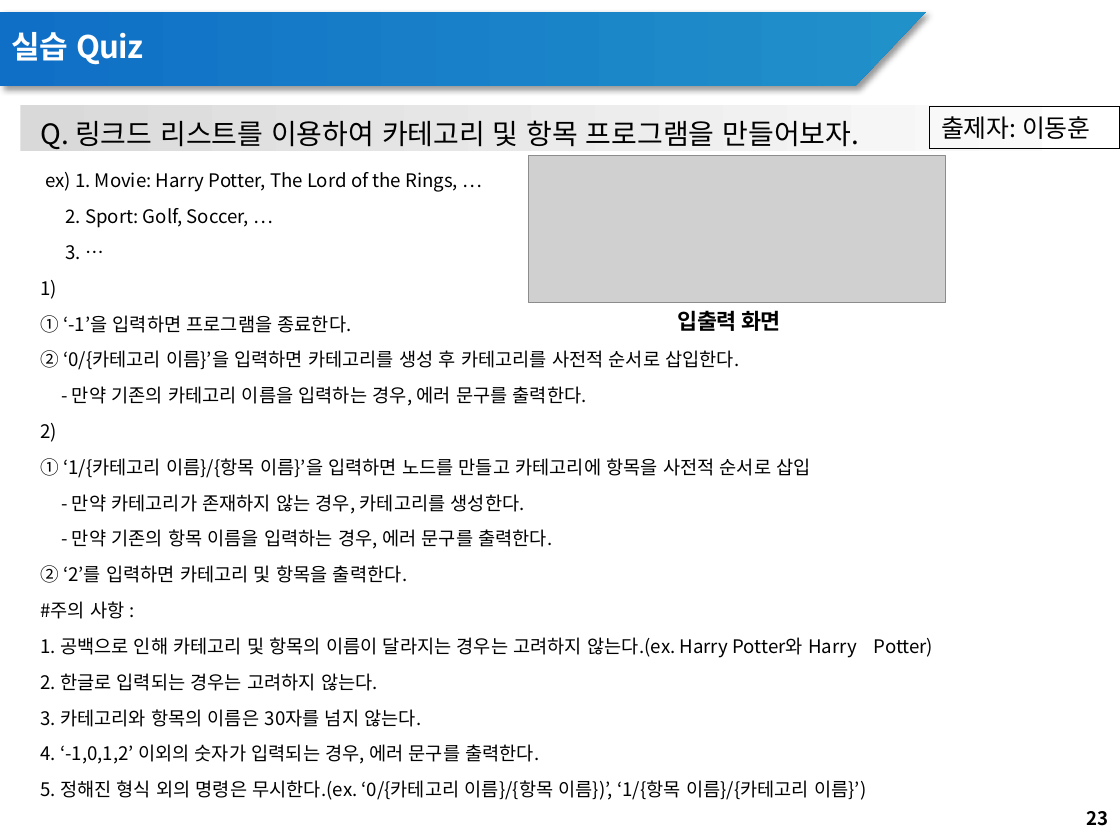
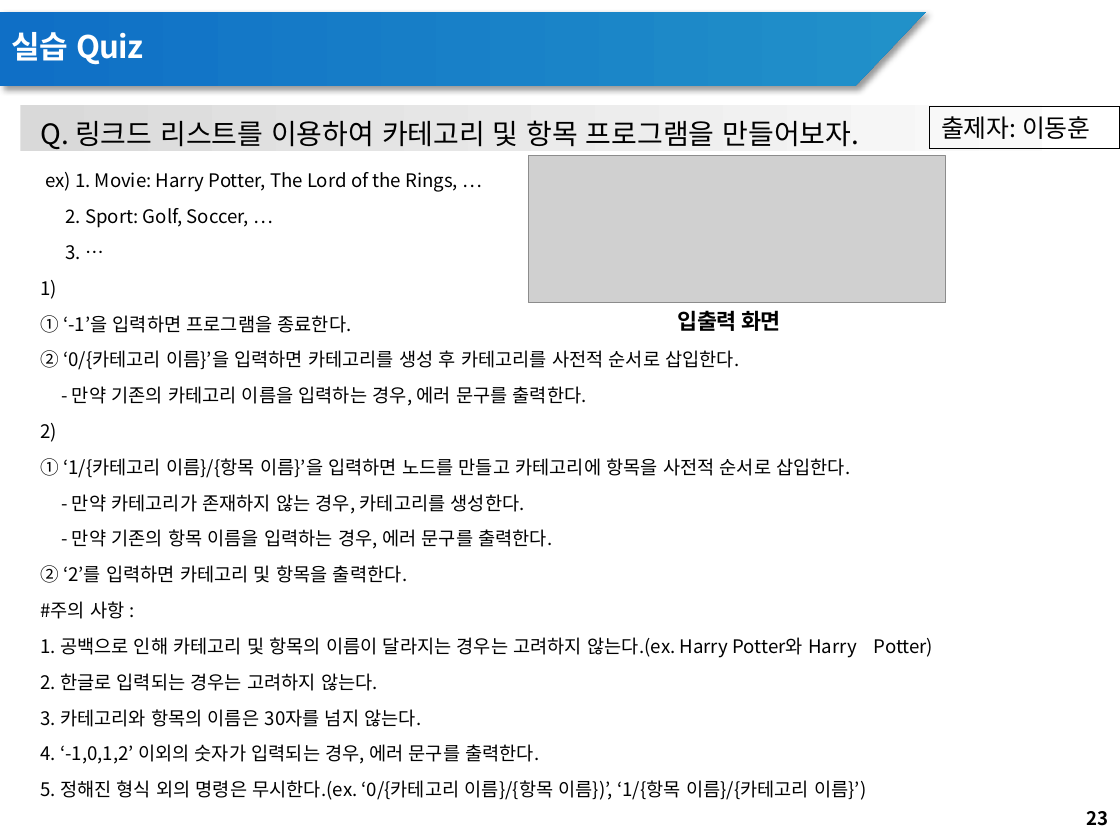
Before and after one commit to RTES-Lab/DataStructure-Study, a slide deck: slide 23 of list/theory/링크드 리스트 발표_노태윤_이동훈.pptx. Drawn at 1120x840 pixels with LibreOffice and Linux fonts; fonts in the diff are those of the drawing; grey boxes stand for pictures; background and template pictures are left out. Boxes give left, top, right and bottom in pixels: in the first picture for what was removed or moved away, otherwise in the second. Text is boxed around its words. In the diff, an @@ line names an element or a change of style, - is before the commit and + after.

```diff
--- a/list/theory/링크드 리스트 발표_노태윤_이동훈.pptx
+++ b/list/theory/링크드 리스트 발표_노태윤_이동훈.pptx
@@ text at (40,458,851,478): text changed @@
-① ‘1/{카테고리 이름}/{항목 이름}’을 입력하면 노드를 만들고 카테고리에 항목을 사전적 순서로 삽입
+① ‘1/{카테고리 이름}/{항목 이름}’을 입력하면 노드를 만들고 카테고리에 항목을 사전적 순서로 삽입한다.
```
Also in this commit, not shown: 1 other slide changed.
